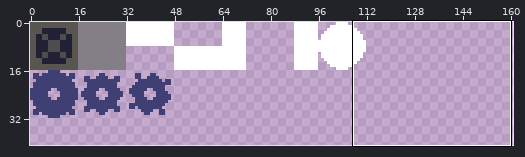
Pixel-art file -- assets/tiles.aseprite. The picture above shows the old version from afar; the outline marks the close-up.
Close-up. Old version:
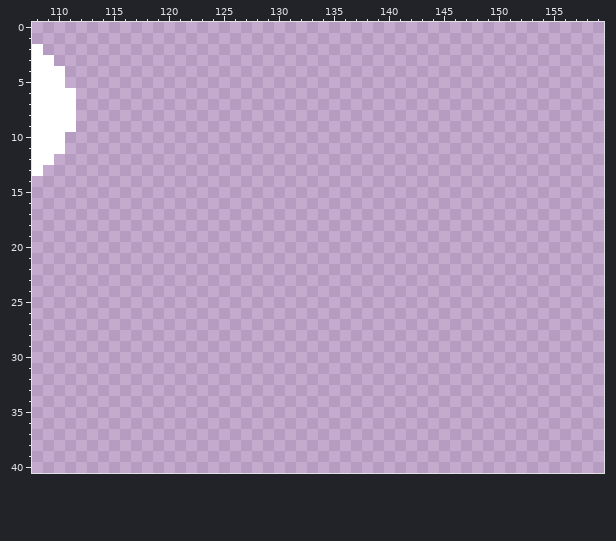
256x256 pixels, 1 frame. Shown: x 108..159, y 0..40. The wide view leaves out empty margins.
New version:
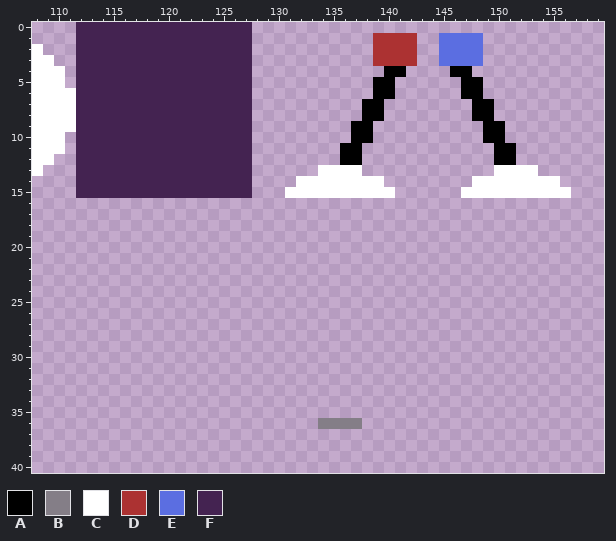
Palette (. is transparent): A #000000  B #847e87  C #ffffff  D #ac3232  E #5b6ee1  F #442351
Edits made:
Colour A is added in row 4 at x 140 to 141 and 146 to 147; in rows 5 to 6 at x 139 to 140 and 147 to 148; in rows 7 to 8 at x 138 to 139 and 148 to 149; in rows 9 to 10 at x 137 to 138 and 149 to 150; in rows 11 to 12 at x 136 to 137 and 150 to 151.
Colour B is added in row 36 at x 134 to 137.
Colour C is added in row 13 at x 134 to 137 and 150 to 153; in row 14 at x 132 to 139 and 148 to 155; in row 15 at x 131 to 140 and 147 to 156.
Colour D is added in rows 1 to 3 at x 139 to 142.
Colour E is added in rows 1 to 3 at x 145 to 148.
Colour F is added in rows 0 to 15 at x 112 to 127.
